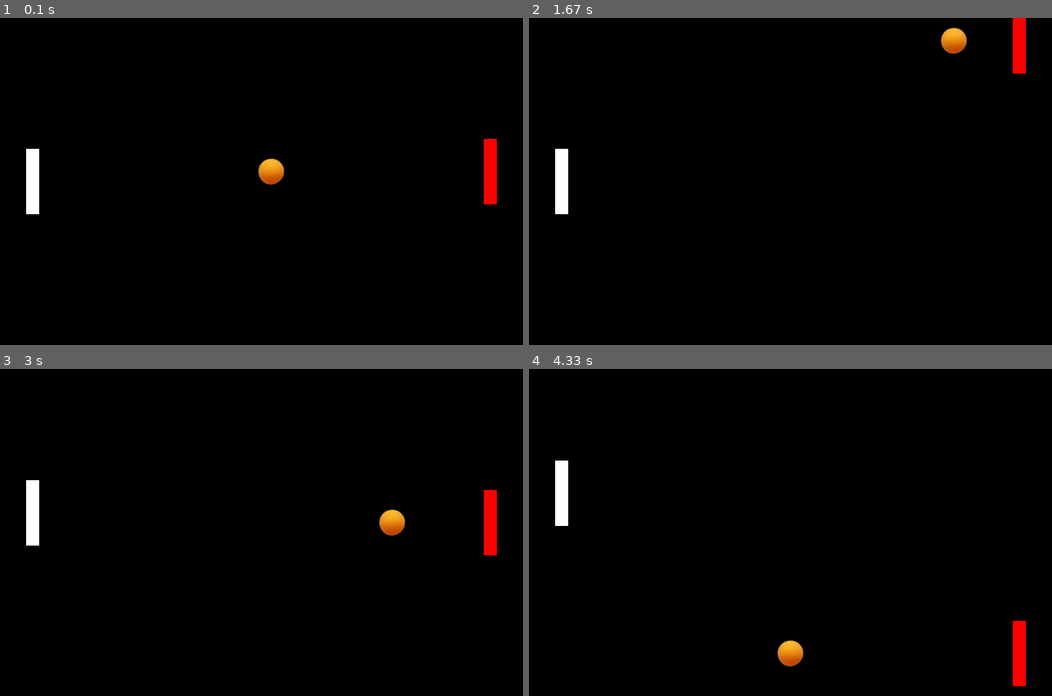
Above: before the commit, frames 1-4 (two rows, left to right).
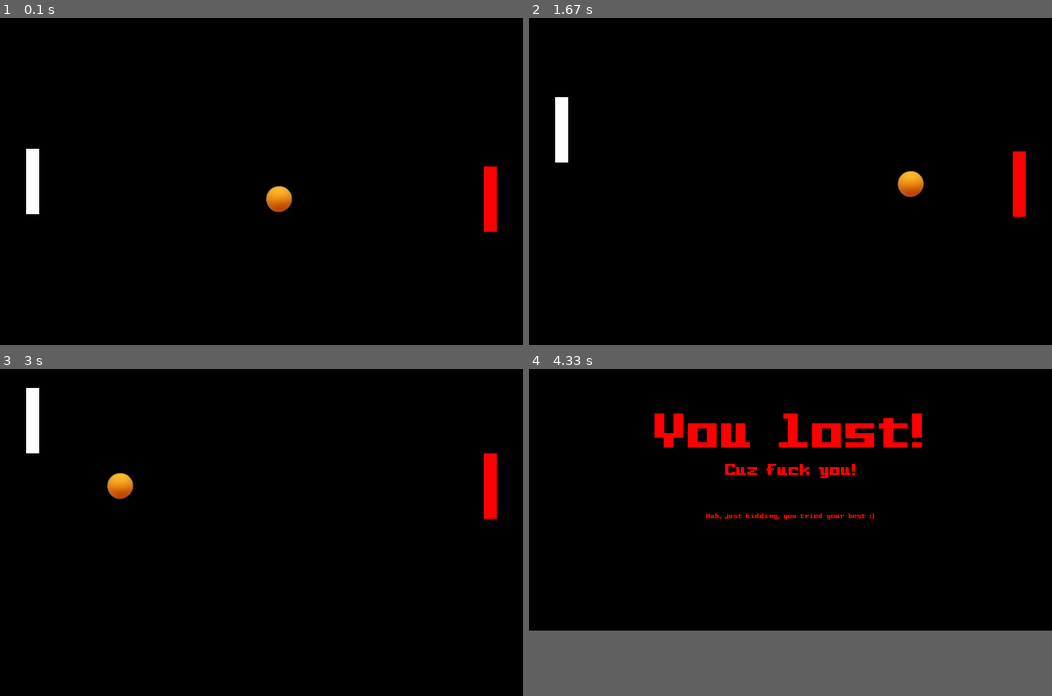
Above: after the commit, the same moments.

Repository: Alexderoode011202/experimental_repository
Game: pygame game, started from pygame_shenanigans/pong/pong_attempt.py
The game is run twice, just before and just after one commit, with the same random seed, the same clock (stepped at 60 frames per second) and the same inputs.
Inputs:
- Up to frame 1 (0.1 s): no input
- Up to frame 2 (1.67 s): hold W 0.33-0.8 s; hold S 0.83-1.13 s; hold W 1.17-1.53 s; hold S from 1.57 s (still down)
- Up to frame 3 (3 s): release S at 1.93 s; hold W 1.97-2.27 s; hold S 2.3-2.6 s; hold Space from 2.63 s (still down); hold W from 2.63 s (still down)
- Up to frame 4 (4.33 s): release Space at 3 s; release W at 3 s; hold W 3.03-3.4 s
In frame 4 the window is 800x500 before the commit and 800x400 after it. Grey fills any space a smaller window leaves; there, only what the larger window draws over its background counts as a difference.

The runs differ from the first frame. In frame 1, 1.1% of the frame differs, in the area x 49-95%, y 37-66%; in frame 2, 2.4%; in frame 3, 2.2%; in frame 4, 4.2%, in the area x 5-95%, y 13-97%.

Commit message:
messed with rectangles and made pongs controls more fluid

Diff:
--- /dev/null
+++ b/pygame_shenanigans/art_with_rectangles.py
@@ -0,0 +1,38 @@
+import pygame
+from pygame import Surface, Rect
+from sys import exit
+pygame.init()
+
+width, heigth = (800, 400)
+screen = pygame.display.set_mode((width, heigth))
+clock = pygame.time.Clock()
+
+pixel_font = pygame.font.Font("pygame_shenanigans/pixel_font2.ttf", 30)
+some_test: Surface = pixel_font.render("Heya there!", True, (255,0,0))
+some_test_rect: Rect = some_test.get_rect(midtop= (width*0.5, 0))
+
+engineer: Surface = pygame.image.load("pygame_shenanigans/smallineer.PNG.png")
+eng_wid = engineer.get_width()
+eng_heig = engineer.get_height()
+engineer_rect = engineer.get_rect(midbottom = (width*0.5, heigth))
+
+# This is fucking stupid
+pygame.draw.polygon(engineer, "red", ((eng_wid * 0.5, 0), (0, eng_heig*0.2), (eng_wid, eng_heig*0.2), (eng_wid * 0.2,eng_heig), (eng_wid * 0.8, 0.2*eng_heig)))
+# So here we are going to draw with rectangles
+# 1. choose on what surface to draw
+# 2. choose what color the shape has to be
+# 3. choose the rectangle to determine the size and placement with rectangles
+
+pygame.draw.rect(screen, "pink", screen.get_rect(topleft=(0,0)))
+pygame.draw.line(screen, "red", (0,0), (width, heigth), 3)
+running = True
+while running:
+    events = pygame.event.get()
+    for event in events:
+        if event.type == pygame.QUIT:
+            pygame.quit()
+            exit()
+    screen.blit(some_test, some_test_rect)
+    screen.blit(engineer, engineer_rect)
+    pygame.display.update()
+    clock.tick(60)
--- /dev/null
+++ b/pygame_shenanigans/colision_testing.py
@@ -0,0 +1,38 @@
+import pygame
+from pygame.time import Clock
+from pygame import Surface, Rect
+from typing import Tuple
+from sys import exit
+pygame.init()
+width: int = 800
+length: int = 450
+
+screen = pygame.display.set_mode((width, length))
+clock: Clock = pygame.time.Clock()
+
+mouse_position: Tuple[int, int]
+
+engineer: Surface = pygame.image.load("pygame_shenanigans/Smallineer.PNG.png")
+engineer_rect: Rect = engineer.get_rect(midbottom = (width * 0.5, length))
+
+tank: Surface = pygame.image.load("pygame_shenanigans/pz_3_without_background.png")
+tank_rect: Rect = tank.get_rect(bottomright = (width, length))
+
+running: bool = True
+while running:
+    for event in pygame.event.get():
+        if event.type == pygame.QUIT:
+            pygame.quit()
+            exit()
+        # 1. Using the rect's .collidepoint() method
+        if engineer_rect.collidepoint(pygame.mouse.get_pos()) and event.type == pygame.MOUSEBUTTONUP or event.type == pygame.MOUSEBUTTONDOWN:
+            print("Collision")
+
+    # Also is a neat way to check whether the mouse has clicked
+    if pygame.mouse.get_pressed() == (False, False, True):
+        print("Poggers!")
+
+    screen.blit(engineer, engineer_rect)
+    screen.blit(tank, tank_rect)
+    pygame.display.update()
+    clock.tick(60)
--- a/pygame_shenanigans/pong/direction_tracker.py
+++ b/pygame_shenanigans/pong/direction_tracker.py
@@ -6,7 +6,8 @@
 class DirectionTracker():
     def __init__(self):
         # self.current = random.choice(range(3, 360))
-        self.current = 45
+        self.current = random.choice(range(30, 150))
+        self.current = 135
 
     def get_direction(self) -> int:
         return self.current
--- a/pygame_shenanigans/pong/pong_attempt.py
+++ b/pygame_shenanigans/pong/pong_attempt.py
@@ -11,45 +11,53 @@
 screen = pygame.display.set_mode((WIDTH, LENGTH))
 clock = pygame.time.Clock()
 
-running: bool = True
+
 
 # Player 1
 p1_bat: Surface = pygame.surface.Surface((20, 100))
 p1_bat.fill((255,255,255))
-p1_rect: Rect = p1_bat.get_rect(center = (WIDTH/16,LENGTH*0.5))
+p1_rect: Rect = p1_bat.get_rect(center=(WIDTH/16, LENGTH*0.5))
 
 # Player 2
-p2_bat: Surface = pygame.surface.Surface((20,100))
-p2_bat.fill((255,0,0))
+p2_bat: Surface = pygame.surface.Surface((20, 100))
+p2_bat.fill((255, 0, 0))
 p2_rect: Rect = p2_bat.get_rect(center=(WIDTH/16*15, LENGTH*0.5))
 
 # ball
 ball: Surface = pygame.image.load("pygame_shenanigans/pong/ball.png")
 ball_rect = ball.get_rect(center=(WIDTH*0.5, LENGTH*0.5))
-dt= DirectionTracker()
-speed = 1
+dt = DirectionTracker()
+speed = 1.8
 
+running: bool = True
+while running:
+    keys_pressed = pygame.key.get_pressed()
 
-while running:
+    # making moving more fluid
+    if keys_pressed[pygame.K_w]:
+        pass
+
     for event in pygame.event.get():
         if event.type == pygame.QUIT:
             pygame.quit()
             running = False
 
         # player actions
+        """
         elif event.type == pygame.KEYDOWN:
             if event.key == pygame.K_w:
                 p1_rect.top -=30
+
             if event.key == pygame.K_s:
                 p1_rect.top +=30
+                """
     print(f"{ball_rect.top} and {ball_rect.bottom}")
     print(dt.get_direction())
-    # colision rules:
+    # collision rules:
     if ball_rect.top < 0:
         print("TOP REACHED")
         ball_rect.centery += 5
         dt.invert_vertical()
-
 
     elif ball_rect.bottom > LENGTH:
         # ball_rect.bottom - 5
@@ -61,21 +69,35 @@
         # ball_rect.right = -5
         dt.invert_horizontal()
 
-    if ball_rect.centerx == 0:
+    # --stops game--
+    if ball_rect.centerx <= 0:
         pygame.quit()
         pygame.init()
         failure_screen()
 
 
-
+    # Collision P1
     if ball_rect.colliderect(p1_rect):
         ball_rect.left + 5
-        speed +=0.05
+        speed = speed * 1.1
         dt.invert_horizontal()
 
+    # Collision P2
     if p2_rect.colliderect(ball_rect):
-        speed+=0.05
+        speed = speed*1.1
         dt.invert_horizontal()
+
+    pressed = pygame.key.get_pressed()
+    if pressed[pygame.K_w]:
+        if pressed[pygame.K_SPACE]:
+            p1_rect.centery -= 15
+        else:
+            p1_rect.centery -= 7.5
+    if pressed[pygame.K_s]:
+        if pressed[pygame.K_SPACE]:
+            p1_rect.centery += 15
+        else:
+            p1_rect.centery += 7.5
 
 
 
Binary file added: pygame_shenanigans/Smallineer.PNG.png
Binary file added: pygame_shenanigans/pixel_font2.ttf
